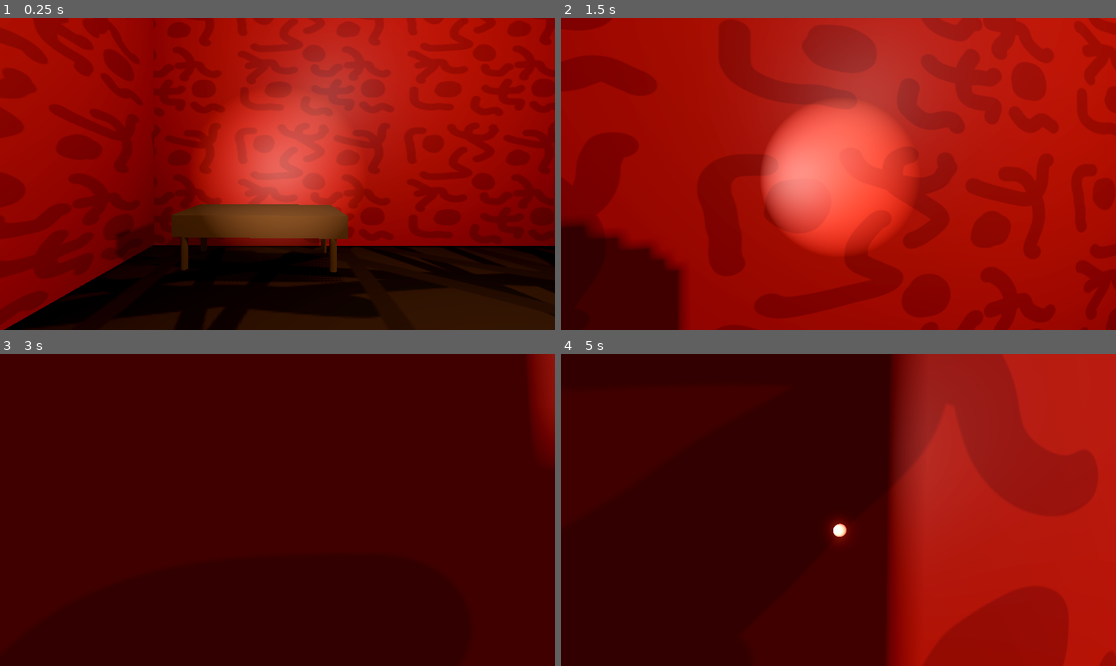
Above: before the commit, frames 1-4 (two rows, left to right).
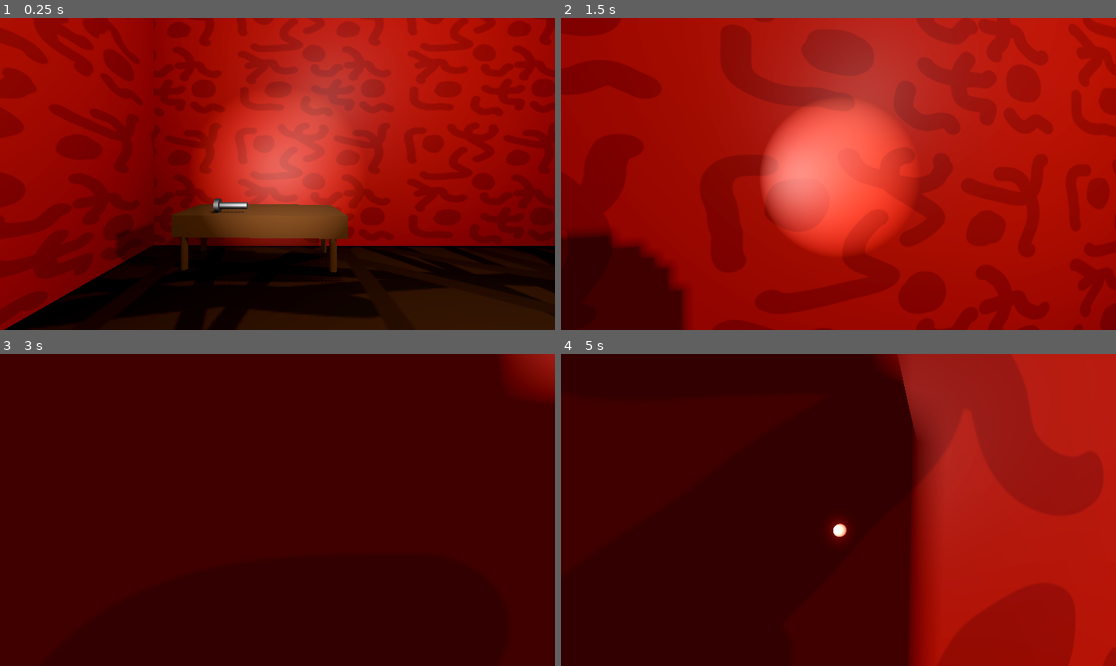
Above: after the commit, the same moments.

Repository: christiannoll/Basic3DGame
Game: Godot game, scene res://Scenes/level.tscn
Two runs of this game, one before a commit and one after it. Both use one fixed random seed, a clock stepped at 60 frames per second and the inputs below.
Inputs (mouse positions are in pixels of both pictures, inside the frame that each line leads up to):
- Up to frame 1 (0.25 s): no input
- Up to frame 2 (1.5 s): tap Enter at 0.5 s; move the mouse to (866, 174) at 0.52 s; hold W (forward) from 0.53 s (still down); tap F (flashlight) at 0.6, 1.35 s; tap Space (jump) at 0.77 s; move the mouse to (810, 174) at 1.27 s
- Up to frame 3 (3 s): keep holding W (forward); tap Space (jump) at 1.52, 2 s; move the mouse to (288, 503) at 2.02 s; tap E (interact) at 2.1 s; tap F (flashlight) at 2.3 s; move the mouse to (271, 516) at 2.77 s; tap Shift (sprint) at 2.85 s
- Up to frame 4 (5 s): keep holding W (forward); tap Space (jump) at 3.02, 3.77, 4.52 s; tap F (flashlight) at 3.05, 3.6, 4.35 s; move the mouse to (877, 513) at 3.52 s; move the mouse to (794, 506) at 4.27 s

The runs differ from the first frame. In frame 1, 0.2% of the frame differs, in the area x 38-45%, y 57-63%; in frame 2, 8.7%, in the area x 0-100%, y 0-100%; in frame 3, 1.2%; in frame 4, 8.6%.

Commit message:
Add flashlight to top level scene

Diff:
--- a/Scenes/level.tscn
+++ b/Scenes/level.tscn
@@ -7,6 +7,7 @@
 [ext_resource type="Material" uid="uid://b08vp6u07xqro" path="res://Materials/wall2.tres" id="4_wqkje"]
 [ext_resource type="PackedScene" uid="uid://hpfjta44rurm" path="res://Scenes/light.tscn" id="6_0f350"]
 [ext_resource type="PackedScene" uid="uid://bjl3jv6rvfu2h" path="res://Scenes/table.tscn" id="7_8c0lf"]
+[ext_resource type="PackedScene" uid="uid://doiinythr3dgv" path="res://Scenes/flashlight.tscn" id="8_754fn"]
 
 [sub_resource type="ProceduralSkyMaterial" id="ProceduralSkyMaterial_51e2h"]
 sky_horizon_color = Color(0.66224277, 0.6717428, 0.6867428, 1)
@@ -239,3 +240,6 @@
 
 [node name="Table" parent="." unique_id=404156894 instance=ExtResource("7_8c0lf")]
 transform = Transform3D(0.026613131, 0, 0.9996458, 0, 0.96967936, 0, -0.9996458, 0, 0.026613131, -0.25059772, 0.7947067, -30.559624)
+
+[node name="Flashlight" parent="." unique_id=360502918 instance=ExtResource("8_754fn")]
+transform = Transform3D(0.2, 0, 0, 0, 0.2, 0, 0, 0, 0.2, -0.5731386, 1.528923, -30.949368)
